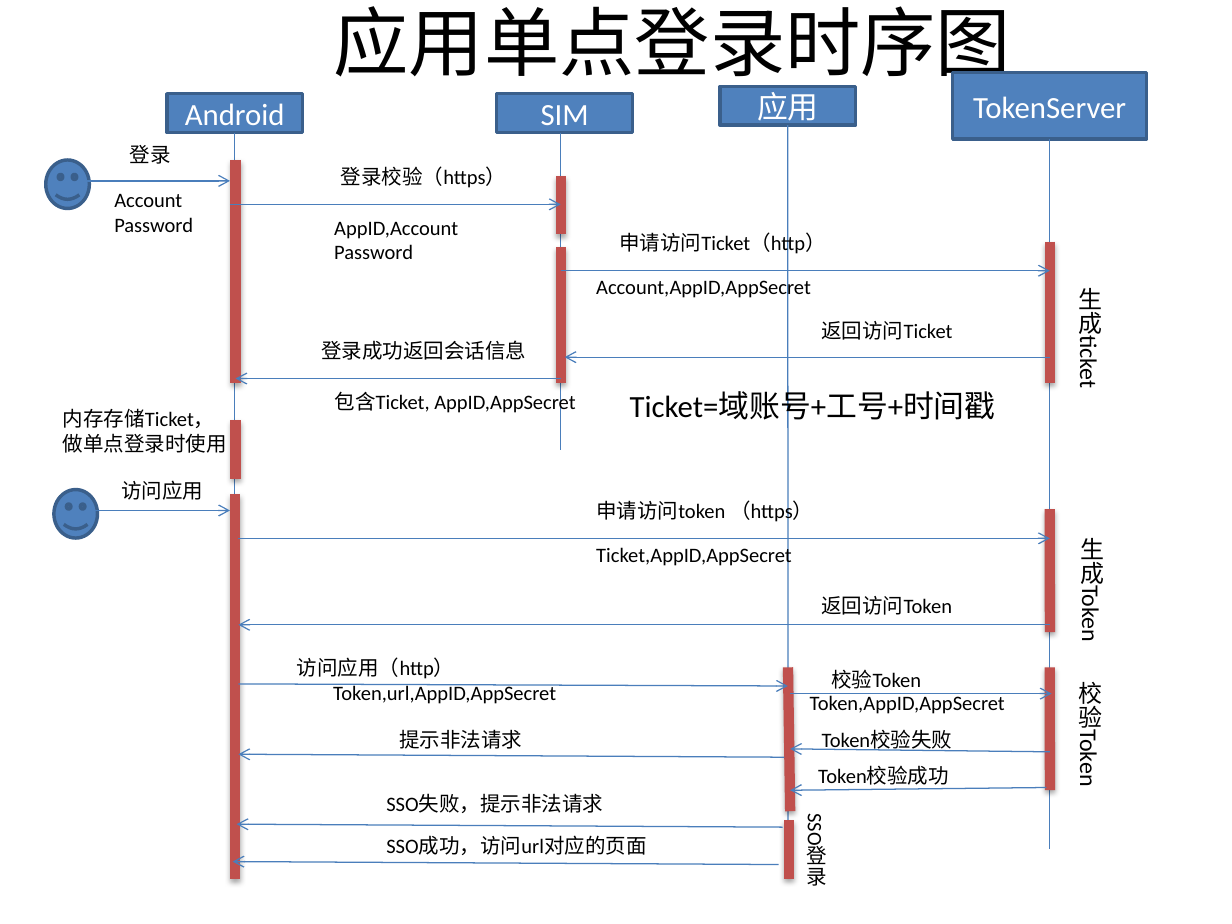
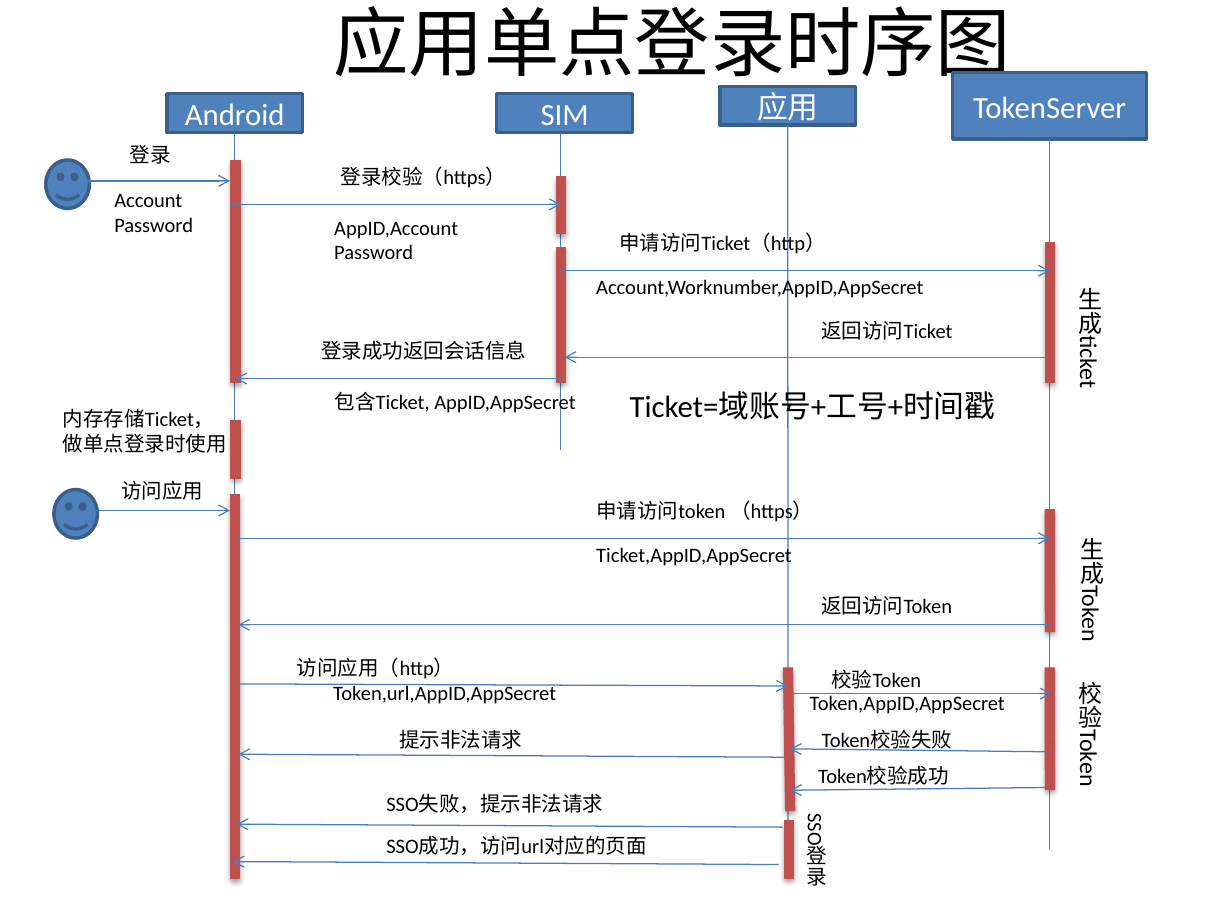
Before and after one commit to bbossgroups/bboss, a slide deck: slide 4 of 文档/令牌管理.pptx. Drawn at 1232x924 pixels with LibreOffice and Linux fonts; fonts in the diff are those of the drawing. Boxes give left, top, right and bottom in pixels: in the first picture for what was removed or moved away, otherwise in the second. Text is boxed around its words. In the diff, an @@ line names an element or a change of style, - is before the commit and + after.

```diff
--- a/文档/令牌管理.pptx
+++ b/文档/令牌管理.pptx
@@ text at box(596, 277, 923, 300): text changed @@
-Account,AppID,AppSecret
+Account,Worknumber,AppID,AppSecret
```
Also in this commit, not shown: 13 other slides changed, 5 slides added, 2 slides removed, 45 other files.
